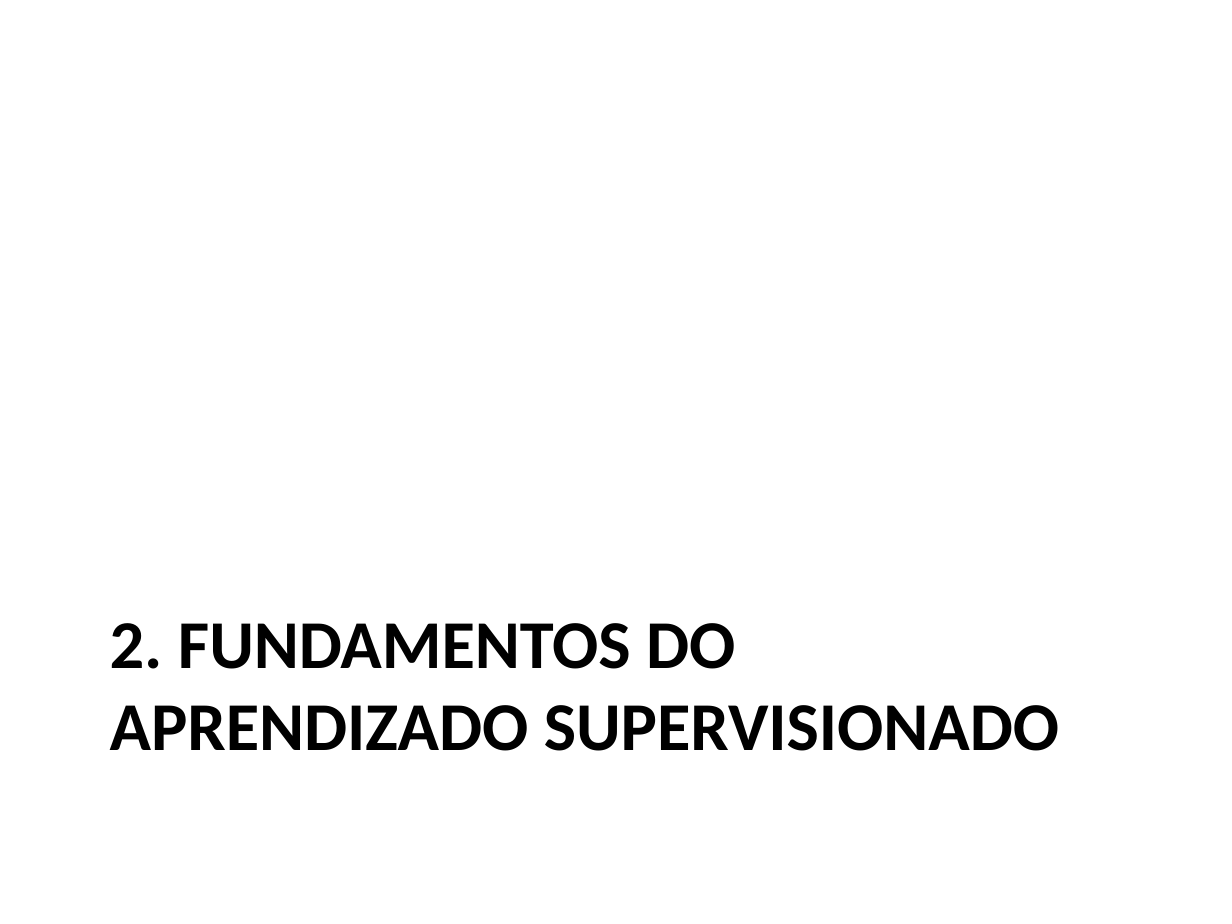
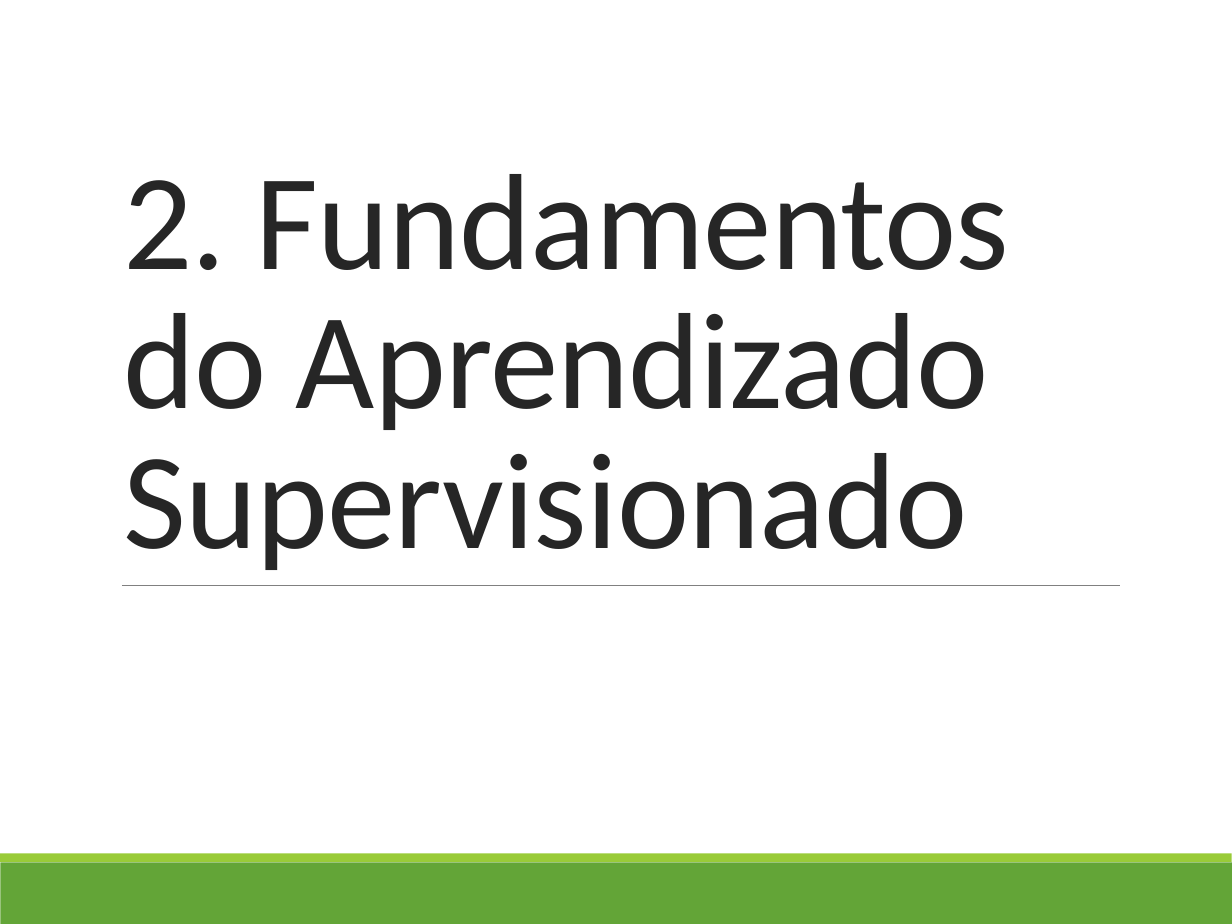
Before and after one commit to profAndreSouza/Material, a slide deck: slide 3 of Inteligência Artificial e Big Data/03-Aprendizado Supervisionado.pptx. Drawn at 1232x924 pixels with LibreOffice and Linux fonts; fonts in the diff are those of the drawing. Boxes give left, top, right and bottom in pixels: in the first picture for what was removed or moved away, otherwise in the second. Text is boxed around its words. In the diff, an @@ line names an element or a change of style, - is before the commit and + after.

```diff
--- a/Inteligência Artificial e Big Data/03-Aprendizado Supervisionado.pptx
+++ b/Inteligência Artificial e Big Data/03-Aprendizado Supervisionado.pptx
@@ title "2. Fundamentos do Aprendizado Supervisionado" at bbox=[123, 174, 1010, 570]: vertical alignment top to bottom @@
@@ title at bbox=[123, 174, 1010, 570]: text changed; size 40 to 80 pt; text colour #000000 to #262626; bold off @@
-2. FUNDAMENTOS DO APRENDIZADO SUPERVISIONADO
+2. Fundamentos do Aprendizado Supervisionado
@@ line added from (122, 585) to (1120, 585), #808080 0.5 pt @@
@@ rectangle added at bbox=[0, 862, 1232, 924], fill #63A537 @@
@@ rectangle added at bbox=[0, 854, 1232, 862], fill #99CB38 @@
```
Also in this commit, not shown: 11 other slides changed, 3 slides added, 13 slides removed.
